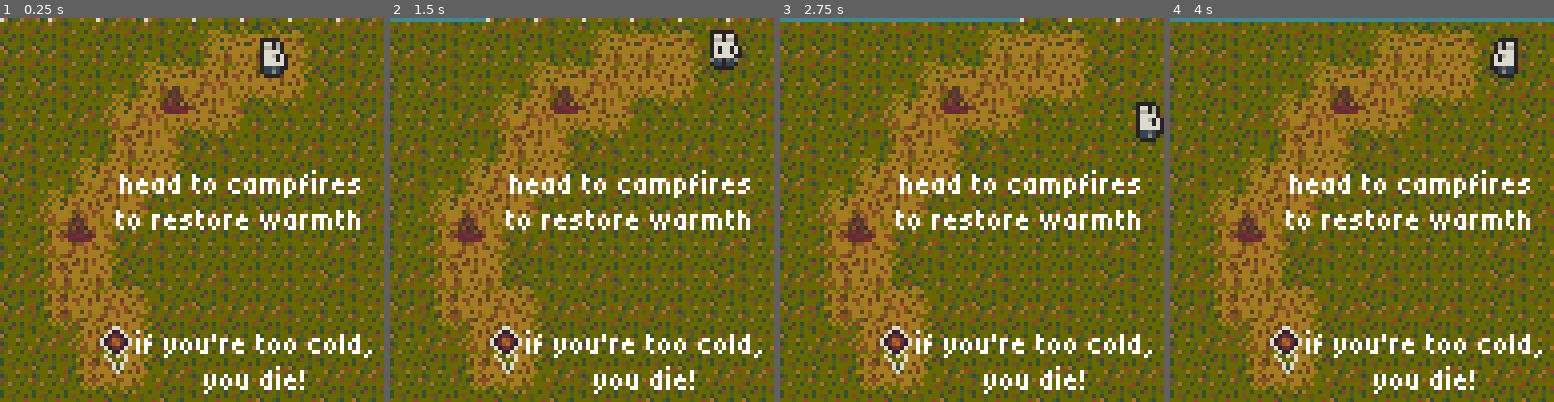
Above: before the commit, frames 1-4 (left to right).
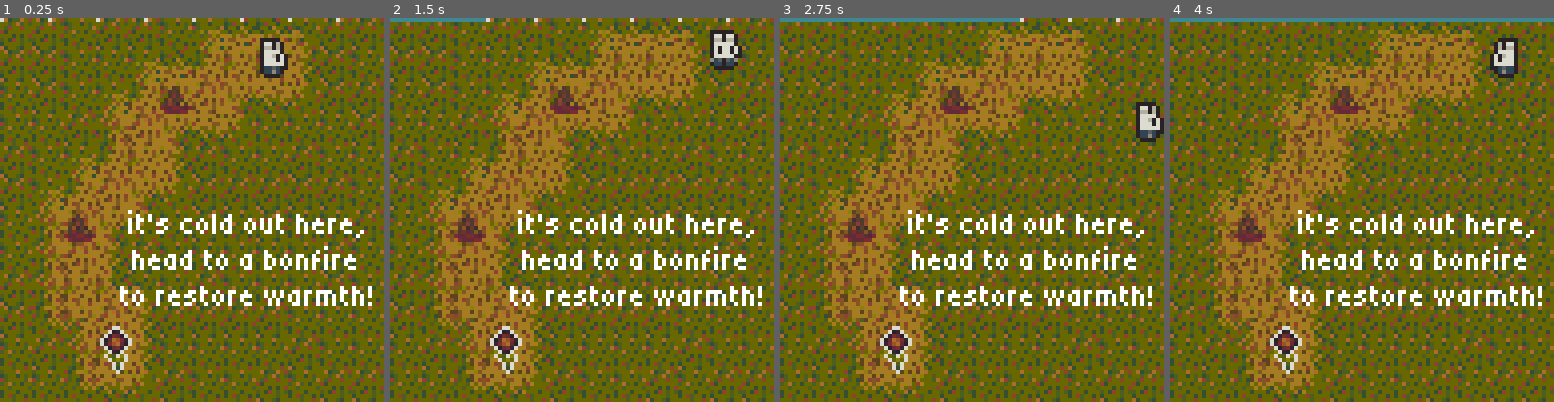
Above: after the commit, the same moments.

Repository: Someone68/cozyfall
Game: Godot game, scene res://scenes/levels/level3.tscn
Two runs of this game, one before a commit and one after it. Both use one fixed random seed, a clock stepped at 60 frames per second and the inputs below. This scene is started directly instead of the project's main scene.
Inputs:
- Up to frame 1 (0.25 s): no input
- Up to frame 2 (1.5 s): tap Enter (ui_accept) at 0.5, 0.77 s; hold Right (ui_right) 0.53-1.28 s; hold Z (tunnel) 0.53-1.28 s; hold Down (ui_down) from 1.28 s (still down); tap Z (tunnel) at 1.35 s
- Up to frame 3 (2.75 s): tap Enter (ui_accept) at 1.52 s; release Down (ui_down) at 2.03 s; hold Right (ui_right) from 2.03 s (still down); hold Z (tunnel) from 2.03 s (still down)
- Up to frame 4 (4 s): release Right (ui_right) at 2.78 s; release Z (tunnel) at 2.78 s; hold Up (ui_up) 2.78-3.53 s; tap Z (tunnel) at 2.85 s; tap Enter (ui_accept) at 3.02, 3.77 s; hold Left (ui_left) from 3.53 s (still down); hold Z (tunnel) from 3.53 s (still down)

The runs differ from the first frame. In frame 1, 6.6% of the frame differs, in the area x 30-97%, y 39-98%; in frame 2, 6.6%; in frame 3, 6.6%; in frame 4, 6.6%.

Commit message:
update some text

Diff:
--- a/scenes/levels/level3.tscn
+++ b/scenes/levels/level3.tscn
@@ -12,25 +12,16 @@
 tile_map_data = PackedByteArray("AAALAAsAAQADAAAAAAALAAoAAQACAAAAAAALAAkAAQACAAAAAAALAAgAAQACAAAAAAALAAcAAQACAAAAAAALAA …(2224 unchanged characters)…
 
 [node name="Label" type="Label" parent="Floor" index="0" unique_id=1595159561]
-offset_left = 29.0
-offset_top = 37.0
-offset_right = 92.0
-offset_bottom = 60.0
+z_index = 3
+offset_left = 30.0
+offset_top = 47.0
+offset_right = 94.0
+offset_bottom = 74.0
 theme = ExtResource("2_f5jb5")
 theme_override_constants/line_spacing = 0
-text = "head to campfires
-to restore warmth"
-horizontal_alignment = 1
-
-[node name="Label2" type="Label" parent="Floor" index="1" unique_id=278540677]
-offset_left = 33.0
-offset_top = 77.0
-offset_right = 96.0
-offset_bottom = 100.0
-theme = ExtResource("2_f5jb5")
-theme_override_constants/line_spacing = 0
-text = "if you're too cold,
-you die!"
+text = "it's cold out here,
+head to a bonfire
+to restore warmth!"
 horizontal_alignment = 1
 
 [node name="Player" parent="." index="3" unique_id=230875539]
